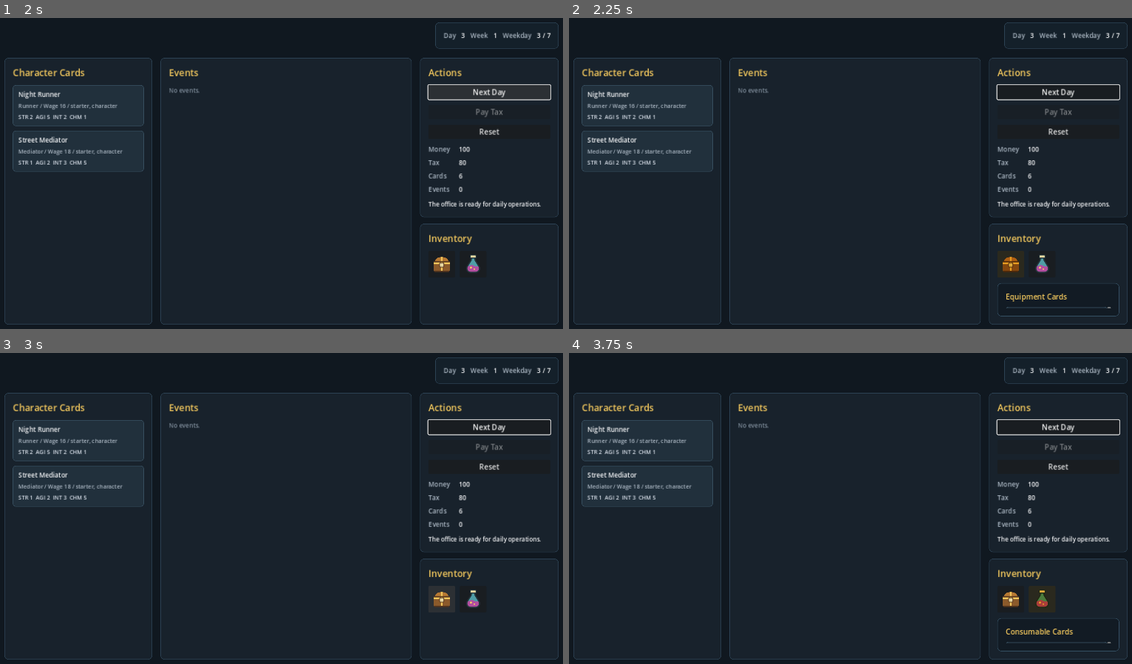
Above: before the commit, frames 1-4 (two rows, left to right).
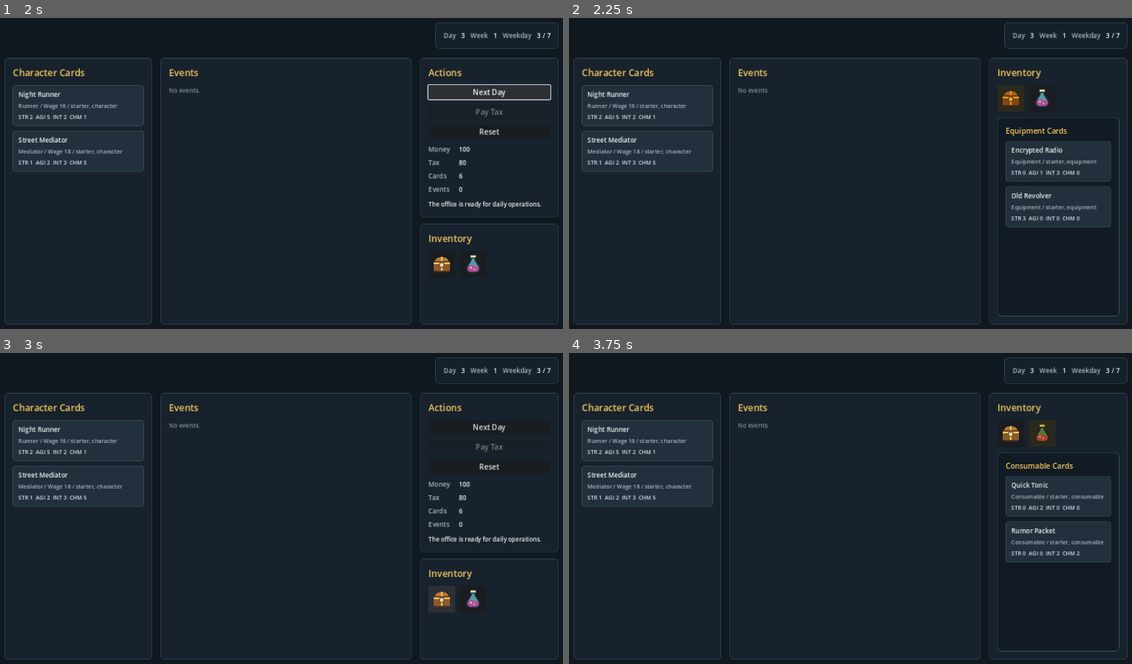
Above: after the commit, the same moments.

Repository: YOONRY/city_of_star
Game: Godot game, scene res://scenes/main/main.tscn
The game is run twice, just before and just after one commit, with the same random seed, the same clock (stepped at 60 frames per second) and the same inputs.
Inputs (mouse positions are in pixels of both pictures, inside the frame that each line leads up to; where the layout moved, square brackets give the same spot in the first picture):
- Up to frame 1 (2 s): click "Next Day" at 0.5 s; click "Next Day" at 1.25 s
- Up to frame 2 (2.25 s): click (1008, 263) at 2 s
- Up to frame 3 (3 s): click (439, 433) [439, 598] at 2.75 s
- Up to frame 4 (3.75 s): click (1041, 598) at 3.5 s

Frame 1 is identical in both runs. In frame 2, 3.0% of the frame differs, in the area x 74-100%, y 16-94%; in frame 3, 0.2%; in frame 4, 2.9%.

Commit message:
Expand inventory drawer

Diff:
--- a/scripts/ui/main_screen.gd
+++ b/scripts/ui/main_screen.gd
@@ -11,10 +11,12 @@
 var request_count_value: Label
 var status_label: Label
 var event_list: VBoxContainer
+var action_panel: PanelContainer
 var next_day_button: Button
 var pay_tax_button: Button
 var reset_button: Button
 var character_card_list: VBoxContainer
+var inventory_panel: PanelContainer
 var inventory_drawer: PanelContainer
 var inventory_drawer_title: Label
 var inventory_card_list: VBoxContainer
@@ -118,7 +120,7 @@
 	right_column.add_theme_constant_override("separation", 14)
 	body.add_child(right_column)
 
-	var action_panel := _make_panel()
+	action_panel = _make_panel()
 	action_panel.size_flags_horizontal = Control.SIZE_EXPAND_FILL
 	right_column.add_child(action_panel)
 
@@ -159,7 +161,7 @@
 	status_label.size_flags_vertical = Control.SIZE_EXPAND_FILL
 	action_box.add_child(status_label)
 
-	var inventory_panel := _make_panel()
+	inventory_panel = _make_panel()
 	inventory_panel.size_flags_horizontal = Control.SIZE_EXPAND_FILL
 	inventory_panel.size_flags_vertical = Control.SIZE_EXPAND_FILL
 	right_column.add_child(inventory_panel)
@@ -402,9 +404,11 @@
 
 func _refresh_inventory_drawer() -> void:
 	if active_drawer_type == NO_ACTIVE_DRAWER:
+		action_panel.visible = true
 		inventory_drawer.visible = false
 		return
 
+	action_panel.visible = false
 	inventory_drawer.visible = true
 
 	if active_drawer_type == GameEnums.CardType.EQUIPMENT:
